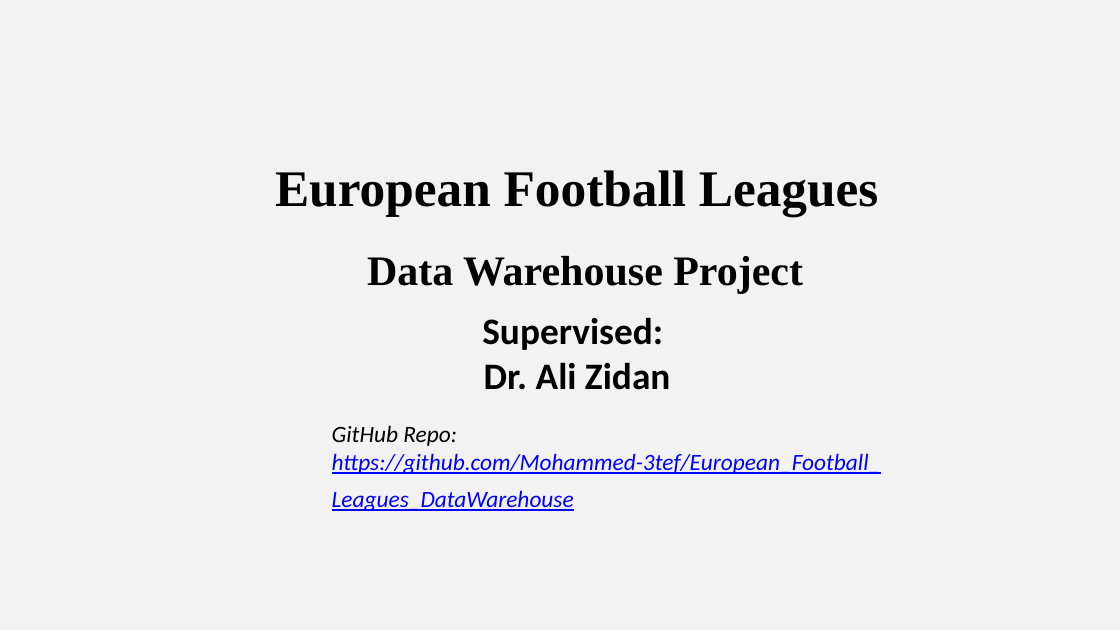
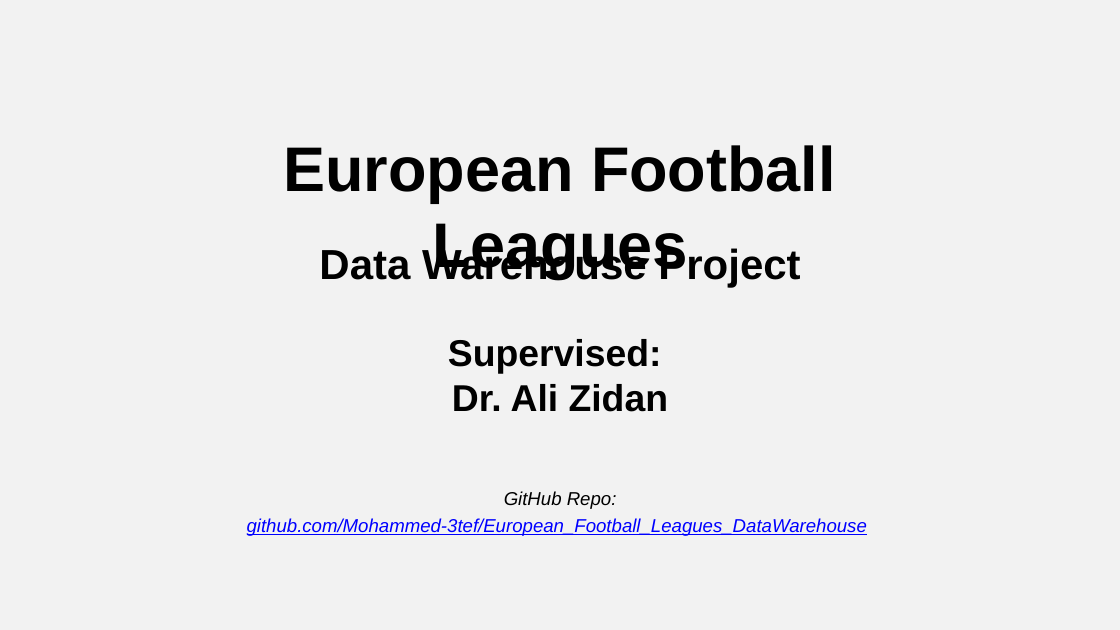
Before and after one commit to Mohammed-3tef/European_Football_Leagues_DataWarehouse, a slide deck: slide 1 of docs/European_Football.pptx. Drawn at 1120x630 pixels with LibreOffice and Linux fonts; fonts in the diff are those of the drawing; background and template pictures are left out. Boxes give left, top, right and bottom in pixels: in the first picture for what was removed or moved away, otherwise in the second. Text is boxed around its words. In the diff, an @@ line names an element or a change of style, - is before the commit and + after.

Commit message:
Update: Update Presentation file...

```diff
--- a/docs/European_Football.pptx
+++ b/docs/European_Football.pptx
@@ text "European Football Leagues": place and size @@
-text "European Football Leagues" at bbox=[275, 170, 879, 217]
+text "European Football Leagues" at bbox=[283, 145, 836, 278]
@@ text "European Football Leagues" at bbox=[283, 145, 836, 278]: size 44 to 54 pt, font Times New Roman to Arial @@
@@ text "Data Warehouse Project": place and size @@
-text "Data Warehouse Project" at bbox=[367, 256, 803, 293]
+text "Data Warehouse Project" at bbox=[319, 246, 647, 288]
@@ text "Data Warehouse Project" at bbox=[319, 246, 647, 288]: font Times New Roman to Arial; vertical alignment top to middle @@
@@ text "Supervised: Dr. Ali Zidan": place and size @@
-text "Supervised: Dr. Ali Zidan" at bbox=[482, 317, 670, 390]
+text "Supervised: Dr. Ali Zidan" at bbox=[448, 339, 668, 412]
@@ text "Supervised: Dr. Ali Zidan" at bbox=[448, 339, 668, 412]: font Calibri to Arial; vertical alignment top to middle @@
@@ text at bbox=[247, 491, 867, 536]: text changed; size 20 to 16 pt; font Calibri to Arial @@
-GitHub Repo: https://github.com/Mohammed-3tef/European_Football_Leagues_DataWarehouse
+GitHub Repo: github.com/Mohammed-3tef/European_Football_Leagues_DataWarehouse
```
Also in this commit, not shown: 19 slides added, 14 slides removed.
